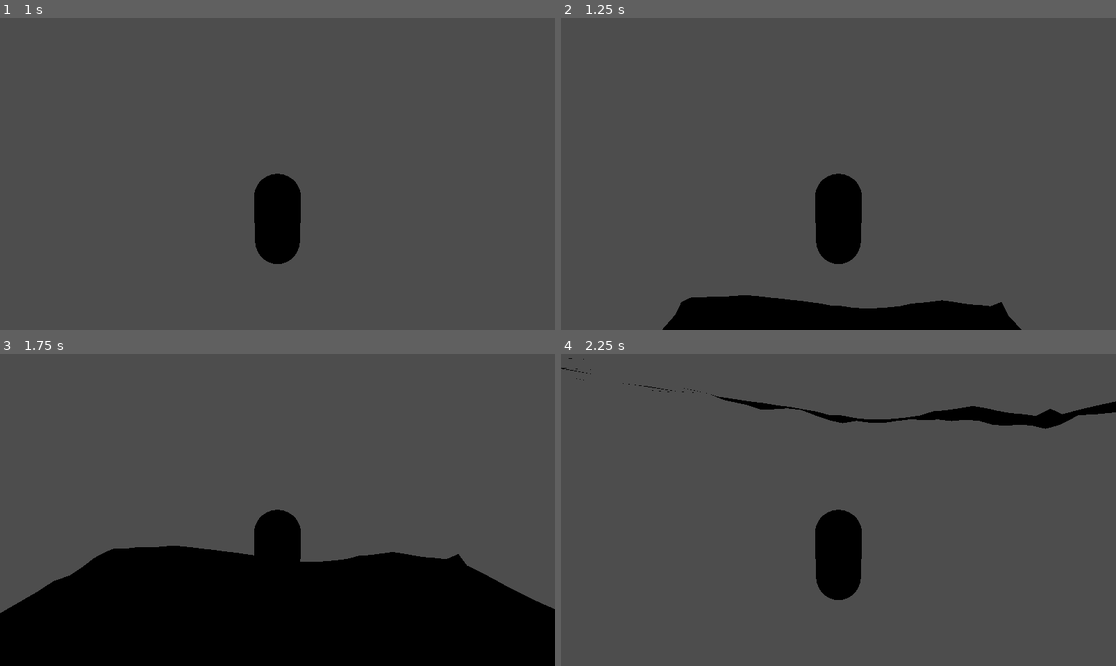
Above: before the commit, frames 1-4 (two rows, left to right).
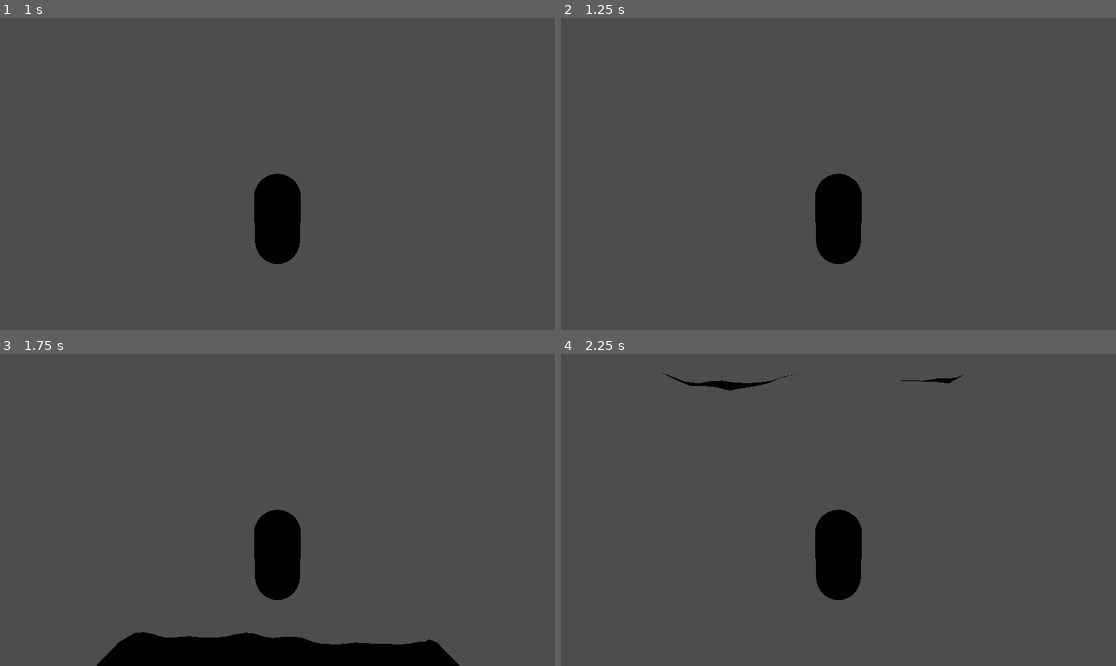
Above: after the commit, the same moments.

Repository: JDSankarlal/RJGame
Game: Godot game, scene res://Scenes/terrain.tscn
Two runs of this game, one before a commit and one after it. Both use one fixed random seed, a clock stepped at 60 frames per second and the inputs below.
Inputs:
- Up to frame 1 (1 s): tap Enter at 0.5 s
- Up to frame 2 (1.25 s): no input
- Up to frame 3 (1.75 s): no input
- Up to frame 4 (2.25 s): no input

Frame 1 is identical in both runs. In frame 2, 5.5% of the frame differs, in the area x 18-83%, y 88-100%; in frame 3, 26%, in the area x 0-100%, y 61-100%; in frame 4, 2.1%.

Commit message:
Swap blender mesh to godot mesh

Diff:
--- a/Scenes/terrain.tscn
+++ b/Scenes/terrain.tscn
@@ -1,6 +1,5 @@
 [gd_scene load_steps=9 format=3 uid="uid://c886hi6qq3d5f"]
 
-[ext_resource type="ArrayMesh" uid="uid://dgo6jl3yenkqr" path="res://Assets/Meshes/plane.obj" id="1_673s8"]
 [ext_resource type="Shader" path="res://Scenes/terrain.gdshader" id="1_ovni4"]
 [ext_resource type="Texture2D" uid="uid://bjr42jcb2oof8" path="res://Assets/Textures/TemplateGrid_albedo.png" id="2_2pqua"]
 [ext_resource type="Script" path="res://plane.gd" id="2_x0877"]
@@ -16,16 +15,21 @@
 [sub_resource type="ShaderMaterial" id="ShaderMaterial_ijdio"]
 render_priority = 0
 shader = ExtResource("1_ovni4")
-shader_parameter/height_ratio = 25.0
+shader_parameter/height_ratio = 15.0
 shader_parameter/heightmap = SubResource("NoiseTexture2D_n0ag0")
 shader_parameter/_a = ExtResource("2_2pqua")
+
+[sub_resource type="PlaneMesh" id="PlaneMesh_l2ndw"]
+size = Vector2(100, 100)
+subdivide_width = 32
+subdivide_depth = 32
 
 [node name="Node3D" type="Node3D"]
 
 [node name="Plane" type="MeshInstance3D" parent="."]
-transform = Transform3D(1, 0, 0, 0, 1, 0, 0, 0, 1, 1.73106, 1.85588, -1.67379)
+transform = Transform3D(1, 0, 0, 0, 1, 0, 0, 0, 1, -0.024474, -0.288676, -1.54638)
 material_override = SubResource("ShaderMaterial_ijdio")
-mesh = ExtResource("1_673s8")
+mesh = SubResource("PlaneMesh_l2ndw")
 script = ExtResource("2_x0877")
 
 [node name="StaticBody3D" type="StaticBody3D" parent="Plane"]
@@ -33,7 +37,7 @@
 [node name="CollisionShape3D" type="CollisionShape3D" parent="Plane/StaticBody3D"]
 
 [node name="Camera3D" type="Camera3D" parent="."]
-transform = Transform3D(1, 0, 0, 0, 0.904463, 0.426553, 0, -0.426553, 0.904463, 0, 1.38778, 1.73338)
+transform = Transform3D(1, 0, 0, 0, 0.904463, 0.426553, 0, -0.426553, 0.904463, 0, 30.5394, 57.8756)
 
 [node name="Player" parent="." instance=ExtResource("6_bw0eo")]
 transform = Transform3D(1, 0, 0, 0, 1, 0, 0, 0, 1, -0.139017, 177.513, 0.310773)
